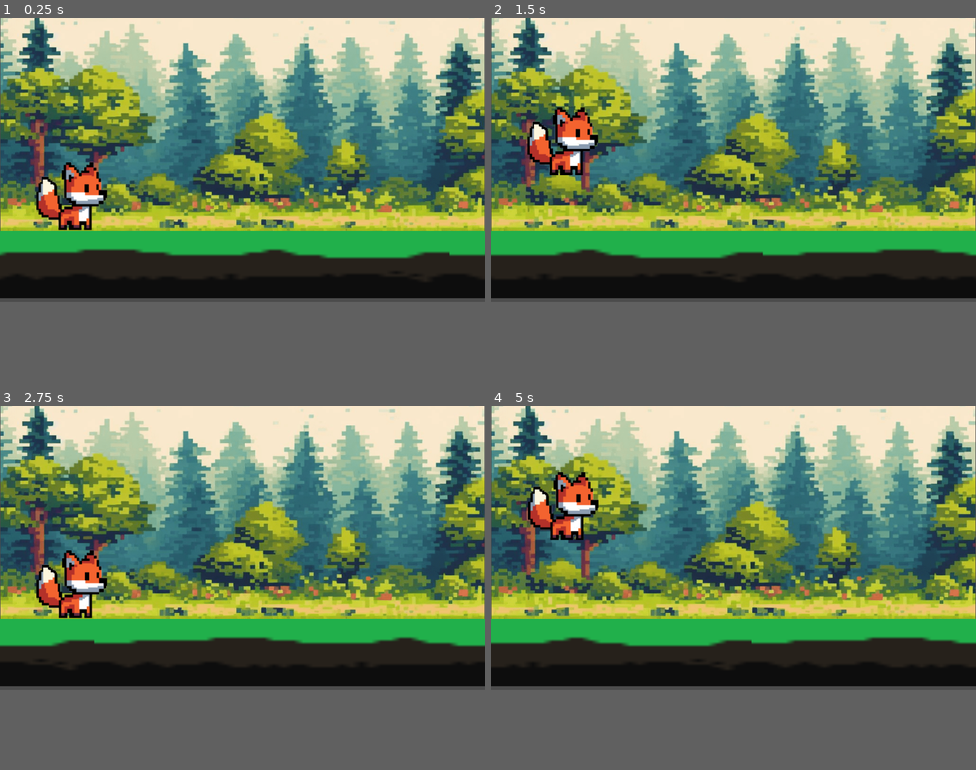
Above: before the commit, frames 1-4 (two rows, left to right).
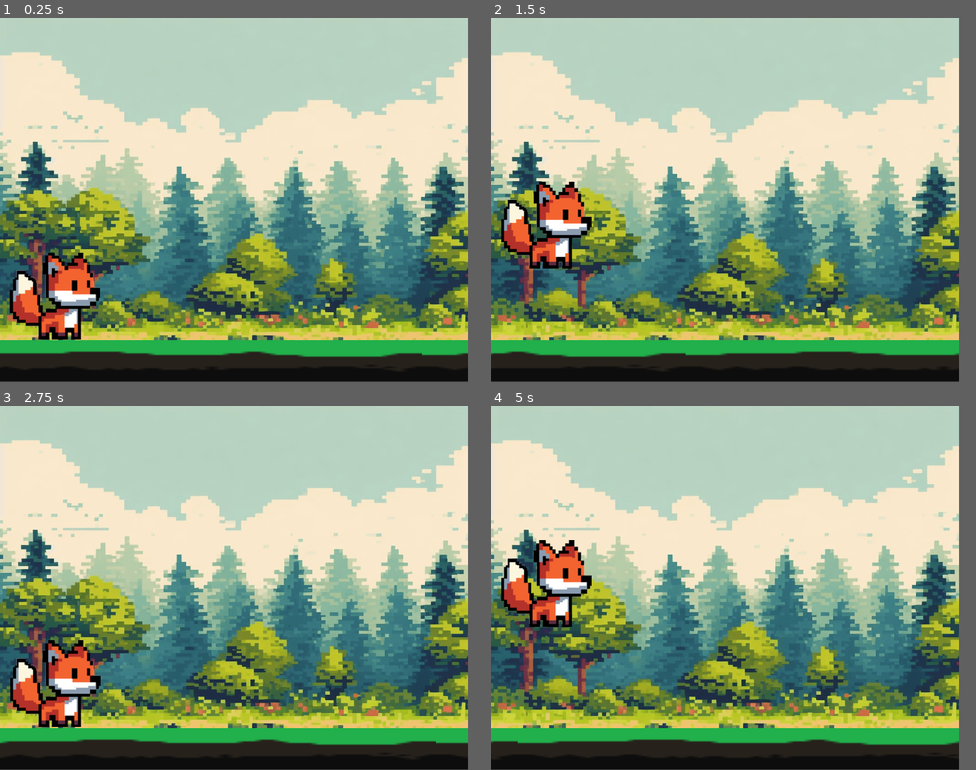
Above: after the commit, the same moments.

Repository: KitsuneFolk/FlappingFox
Game: Godot game, scene res://Player.tscn
The game is run twice, just before and just after one commit, with the same random seed, the same clock (stepped at 60 frames per second) and the same inputs.
Inputs:
- Up to frame 1 (0.25 s): no input
- Up to frame 2 (1.5 s): hold Space (ui_up) from 0.53 s (still down)
- Up to frame 3 (2.75 s): release Space (ui_up) at 2.03 s
- Up to frame 4 (5 s): hold Space (ui_up) 2.78-4.28 s; tap Space (ui_up) at 4.52 s
In our replay, the window is 800x468 before the commit and 772x600 after it. These sizes can differ from the game's own. Grey fills any space a smaller window leaves; there, only what the larger window draws over its background counts as a difference.

The runs differ from the first frame. In frame 1, 93% of the frame differs, in the area x 0-100%, y 0-100%; in frame 2, 93%; in frame 3, 93%; in frame 4, 93%.

Commit message:
Resized the game window and content to fit in

Diff:
--- a/GroundMovement.gd
+++ b/GroundMovement.gd
@@ -1,6 +1,6 @@
 extends Node2D
 
-const GROUND_SCALE = 20.5
+const GROUND_SCALE = 10
 const SPEED = 300
 onready var ground1: StaticBody2D = get_node("/root/StaticBody2D/Node2D/Ground1")
 onready var ground2: StaticBody2D = get_node("/root/StaticBody2D/Node2D/Ground2")
@@ -11,7 +11,6 @@
 onready var visibilityNotifier1: VisibilityNotifier2D = get_node("/root/StaticBody2D/Node2D/Ground1/CollisionShape2D/VisibilityNotifier2D")
 onready var visibilityNotifier2: VisibilityNotifier2D = get_node("/root/StaticBody2D/Node2D/Ground2/CollisionShape2D/VisibilityNotifier2D")
 onready var visibilityNotifier3: VisibilityNotifier2D = get_node("/root/StaticBody2D/Node2D/Ground3/CollisionShape2D/VisibilityNotifier2D")
-var translation = Vector2.ZERO
 
 func moveGround(id: int):
 	match(id):
@@ -29,8 +28,8 @@
 			ground3.position = new_position
 
 func _process(delta):
-	translation.x += -SPEED * delta
-	position = translation
+	position.x -= SPEED * delta
+	pass
 
 func _on_VisibilityNotifier2D_screen_exited(id: int):
 	moveGround(id)
--- a/Player.tscn
+++ b/Player.tscn
@@ -7,81 +7,83 @@
 [ext_resource path="res://GroundMovement.gd" type="Script" id=6]
 
 [sub_resource type="RectangleShape2D" id=5]
-extents = Vector2( 24.8712, 10.8631 )
+extents = Vector2( 38.4523, 11.1838 )
 
 [sub_resource type="CapsuleShape2D" id=4]
 radius = 70.0
 height = 0.0
 
 [node name="StaticBody2D" type="Node2D"]
+position = Vector2( -1, 275 )
 
 [node name="Background" type="Sprite" parent="."]
-position = Vector2( 512, 126.5 )
-scale = Vector2( 0.998047, 0.78418 )
+position = Vector2( 387, 24.4999 )
+scale = Vector2( 0.753906, 0.584961 )
 texture = ExtResource( 4 )
 
 [node name="Node2D" type="Node2D" parent="."]
+position = Vector2( 2, -267 )
 script = ExtResource( 6 )
 
 [node name="Ground1" type="StaticBody2D" parent="Node2D"]
 scale = Vector2( 1.00124, 1.01337 )
 
 [node name="CollisionShape2D" type="CollisionShape2D" parent="Node2D/Ground1"]
-position = Vector2( 511.865, 513.804 )
-scale = Vector2( 20.5706, 6.42 )
+position = Vector2( 385.522, 549.651 )
+scale = Vector2( 10, 3 )
 shape = SubResource( 5 )
 
 [node name="Sprite" type="Sprite" parent="Node2D/Ground1/CollisionShape2D"]
-position = Vector2( -0.0466937, 0.0501553 )
-scale = Vector2( 0.99623, 0.873063 )
+position = Vector2( -0.0974878, -0.00695768 )
+scale = Vector2( 1.54218, 0.89526 )
 texture = ExtResource( 2 )
 
 [node name="VisibilityNotifier2D" type="VisibilityNotifier2D" parent="Node2D/Ground1/CollisionShape2D"]
-position = Vector2( 0.0242777, 0.0501556 )
-scale = Vector2( 2.49058, 1.09133 )
+position = Vector2( -0.0975837, -0.0155931 )
+scale = Vector2( 3.85545, 1.11994 )
 
 [node name="Ground2" type="StaticBody2D" parent="Node2D"]
-position = Vector2( 1027, 0 )
+position = Vector2( 773, 0 )
 scale = Vector2( 1.00124, 1.01337 )
 
 [node name="CollisionShape2D" type="CollisionShape2D" parent="Node2D/Ground2"]
-position = Vector2( 510.617, 513.804 )
-scale = Vector2( 20.5706, 6.42 )
+position = Vector2( 385.012, 549.651 )
+scale = Vector2( 10, 3 )
 shape = SubResource( 5 )
 
 [node name="Sprite" type="Sprite" parent="Node2D/Ground2/CollisionShape2D"]
-position = Vector2( -0.0467013, 0.0501553 )
-scale = Vector2( 0.99623, 0.873063 )
+position = Vector2( -0.148795, -0.000236198 )
+scale = Vector2( 1.54409, 0.894888 )
 texture = ExtResource( 2 )
 
 [node name="VisibilityNotifier2D" type="VisibilityNotifier2D" parent="Node2D/Ground2/CollisionShape2D"]
-position = Vector2( -0.0546279, 0.0501536 )
-scale = Vector2( 2.49137, 1.09133 )
+position = Vector2( -0.123821, 0 )
+scale = Vector2( 3.85772, 1.11838 )
 
 [node name="Ground3" type="StaticBody2D" parent="Node2D"]
-position = Vector2( 2053, 0 )
+position = Vector2( 1546, 0 )
 scale = Vector2( 1.00124, 1.01337 )
 
 [node name="CollisionShape2D" type="CollisionShape2D" parent="Node2D/Ground3"]
-position = Vector2( 510.617, 513.804 )
-scale = Vector2( 20.5706, 6.42 )
+position = Vector2( 385.012, 549.651 )
+scale = Vector2( 10, 3 )
 shape = SubResource( 5 )
 
 [node name="Sprite" type="Sprite" parent="Node2D/Ground3/CollisionShape2D"]
-position = Vector2( -0.054625, 0.0501553 )
-scale = Vector2( 0.99623, 0.873063 )
+position = Vector2( -0.183273, -0.000236511 )
+scale = Vector2( 1.54409, 0.894888 )
 texture = ExtResource( 2 )
 
 [node name="VisibilityNotifier2D" type="VisibilityNotifier2D" parent="Node2D/Ground3/CollisionShape2D"]
-position = Vector2( -0.0466947, 0.0501557 )
-scale = Vector2( 2.49058, 1.09133 )
+position = Vector2( -0.198753, -8.34465e-07 )
+scale = Vector2( 3.86021, 1.11838 )
 
 [node name="PlayerKinematicBody2D" type="KinematicBody2D" parent="."]
 position = Vector2( 20, 2 )
 script = ExtResource( 3 )
 
 [node name="CollisionShape2D" type="CollisionShape2D" parent="PlayerKinematicBody2D"]
-position = Vector2( 132, 372 )
+position = Vector2( 73, 183 )
 shape = SubResource( 4 )
 
 [node name="Fox" type="Sprite" parent="PlayerKinematicBody2D/CollisionShape2D"]
--- a/project.godot
+++ b/project.godot
@@ -12,6 +12,11 @@
 
 config/name="FlappingFox"
 run/main_scene="res://Player.tscn"
+
+[display]
+
+window/size/width=772
+window/size/resizable=false
 
 [editor]
 
